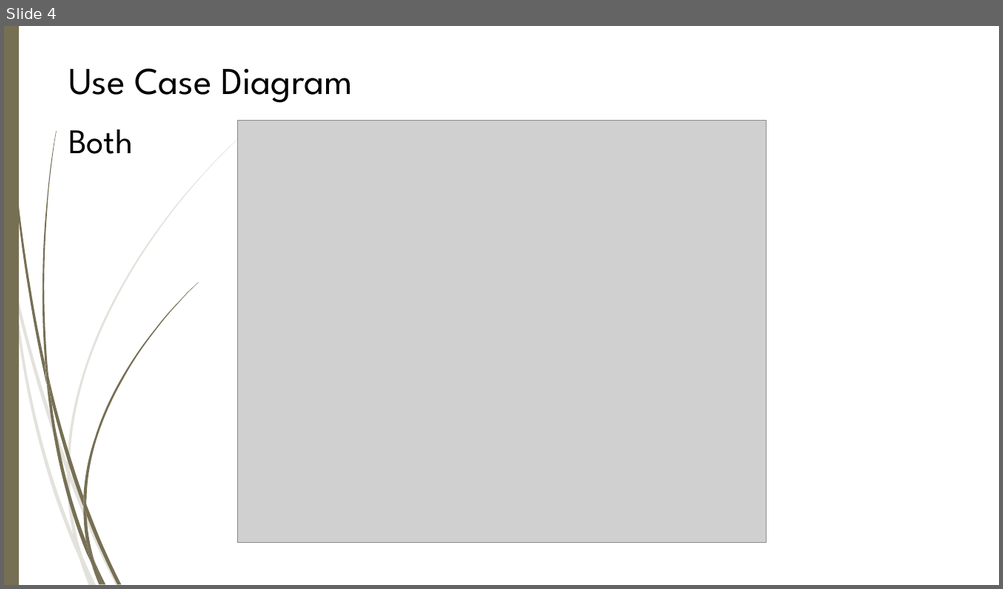
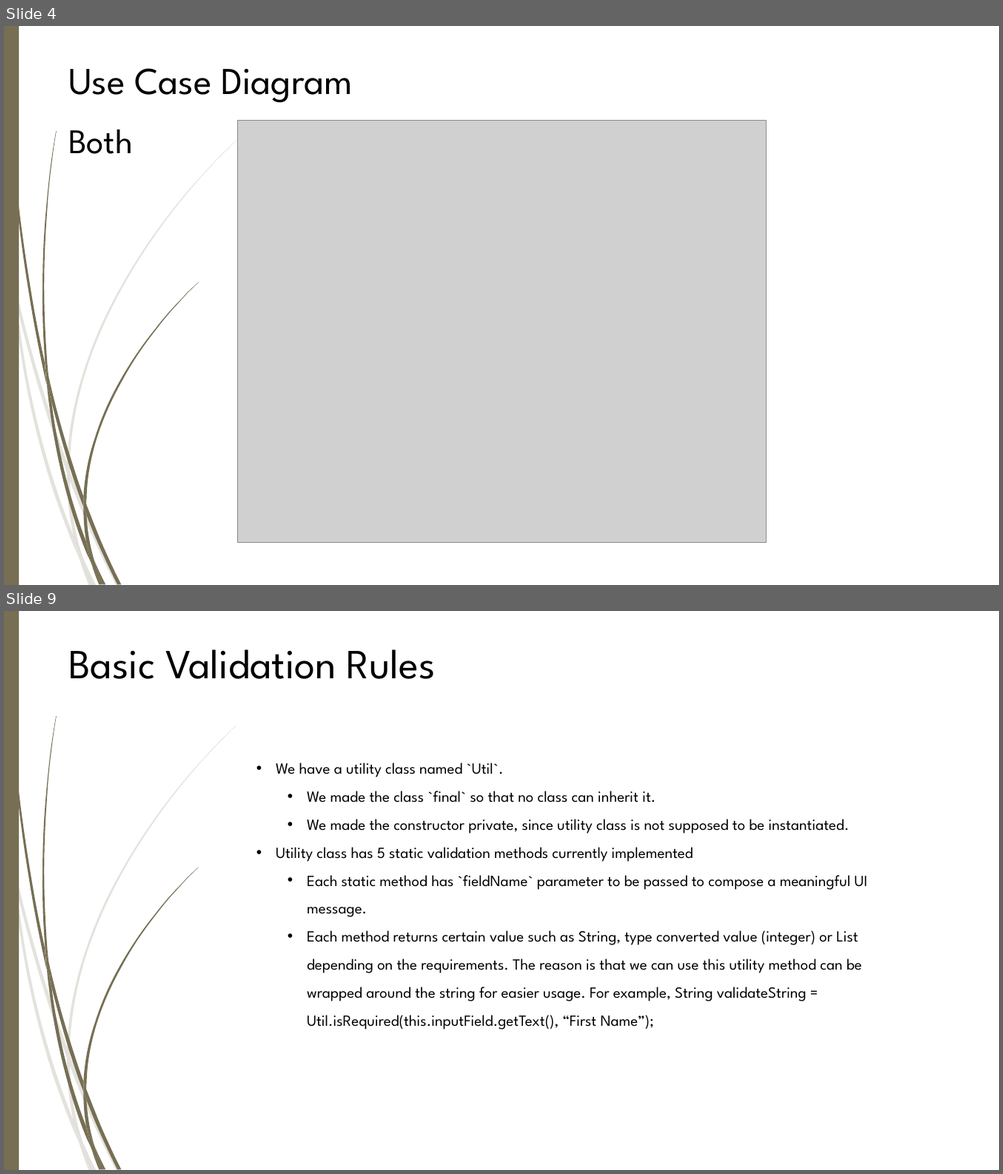
Before and after one commit to agthumoe/mpp-group1-project, a slide deck: librarySystemGroup1.pptx. Shown one above the other, each under a label of ours: slide 4 before the commit, slides 4 and 9 after it; the slides between them are not shown. The pictures are 1003x589 and 1003x1174 pixels, drawn with LibreOffice and Linux fonts; fonts in the diff are those of the drawing; grey boxes stand for pictures. Boxes give left, top, right and bottom in pixels: in the first picture for what was removed or moved away, otherwise in the second. Text is boxed around its words. In the diff, an @@ line names an element or a change of style, - is before the commit and + after.

```diff
--- a/librarySystemGroup1.pptx
+++ b/librarySystemGroup1.pptx
@@ slide 9 added at box(4, 611, 999, 1170), background #FFFFFF; not listed: 23 template elements that a slide beside it also shows @@
@@ text added at box(68, 649, 435, 679), 48 pt, text #000000 @@
+Basic Validation Rules
@@ text added at box(276, 763, 868, 1030), 18 pt, text #000000 @@
+• We have a utility class named `Util`.
+  • We made the class `final` so that no class can inherit it.
+  • We made the constructor private, since utility class is not supposed to be instantiated.
+• Utility class has 5 static validation methods currently implemented
+  • Each static method has `fieldName` parameter to be passed to compose a meaningful UI message.
+  • Each method returns certain value such as String, type converted value (integer) or List depending on the requirements. The reason is that we can use this utility method can be wrapped around the string for easier usage. For example, String validateString = Util.isRequired(this.inputField.getText(), “First Name”);
```
Also in this commit, not shown: 6 slides changed, 1 other slide added, 1 slide removed, 1 other file.
